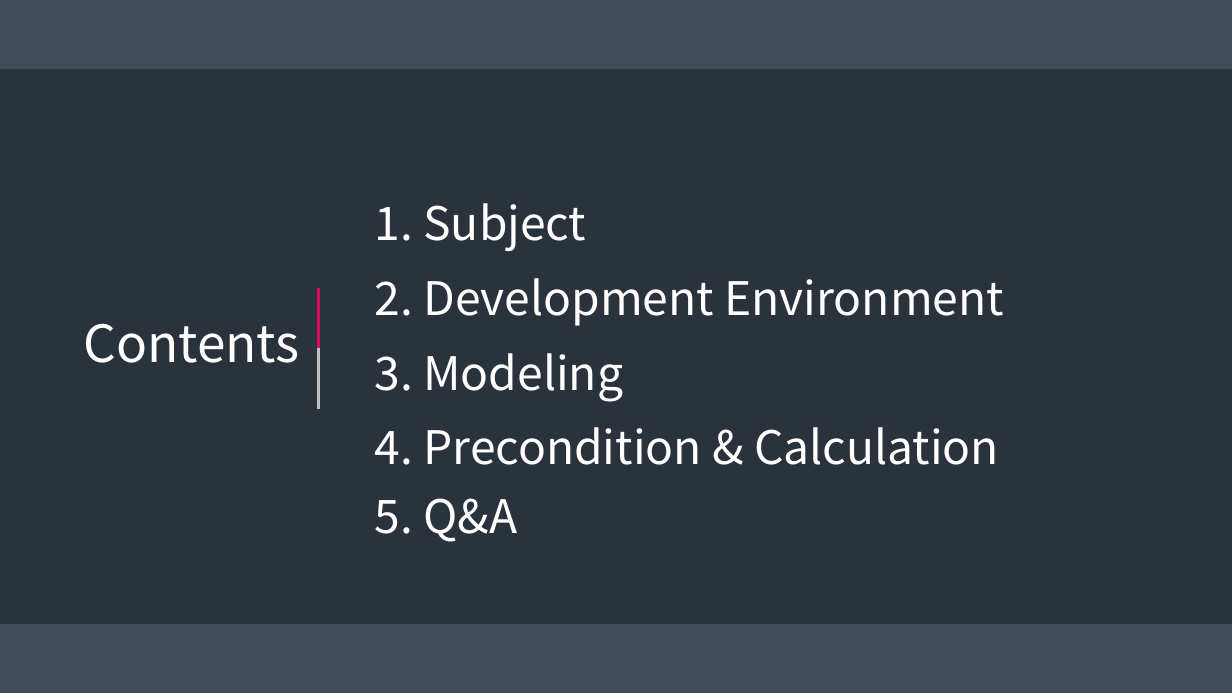
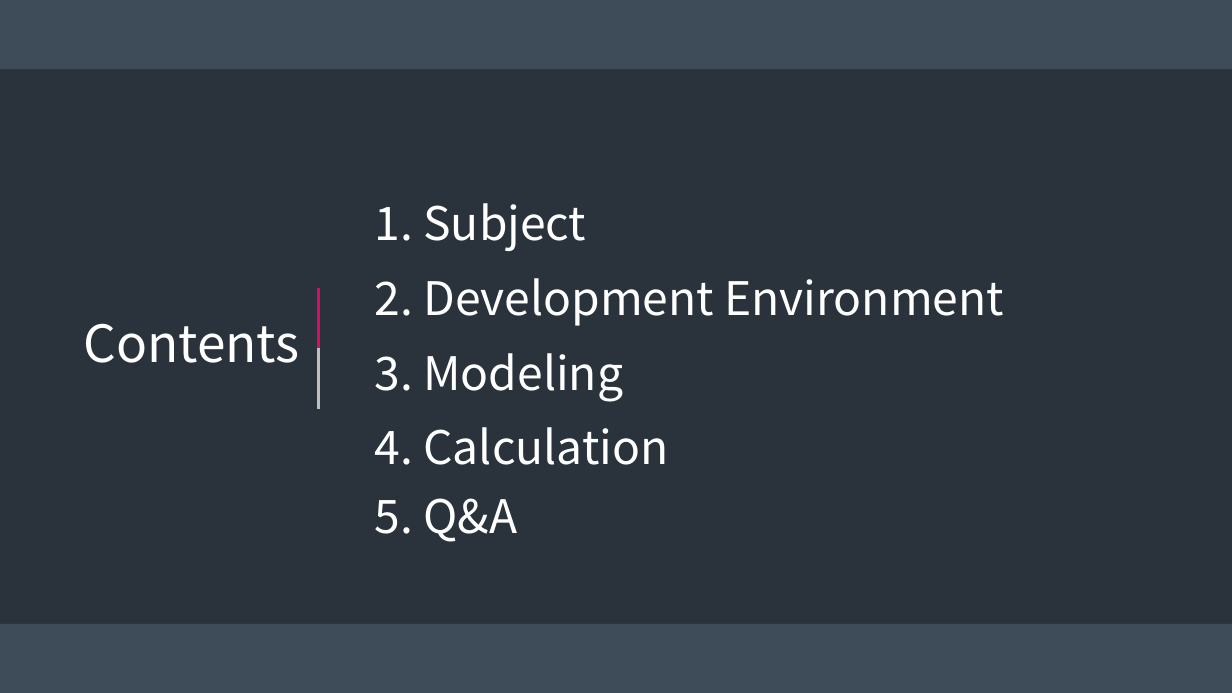
Before and after one commit to DDoGuSulGye/Presentation, a slide deck: slide 2 of 발표자료/03. Designing Problems.pptx. Drawn at 1232x693 pixels with LibreOffice and Linux fonts; fonts in the diff are those of the drawing. Boxes give left, top, right and bottom in pixels: in the first picture for what was removed or moved away, otherwise in the second. Text is boxed around its words. In the diff, an @@ line names an element or a change of style, - is before the commit and + after.

```diff
--- a/발표자료/03. Designing Problems.pptx
+++ b/발표자료/03. Designing Problems.pptx
@@ text at (375,427,668,465): text changed @@
-4. Precondition & Calculation
+4. Calculation
```
Also in this commit, not shown: 3 other slides changed.
